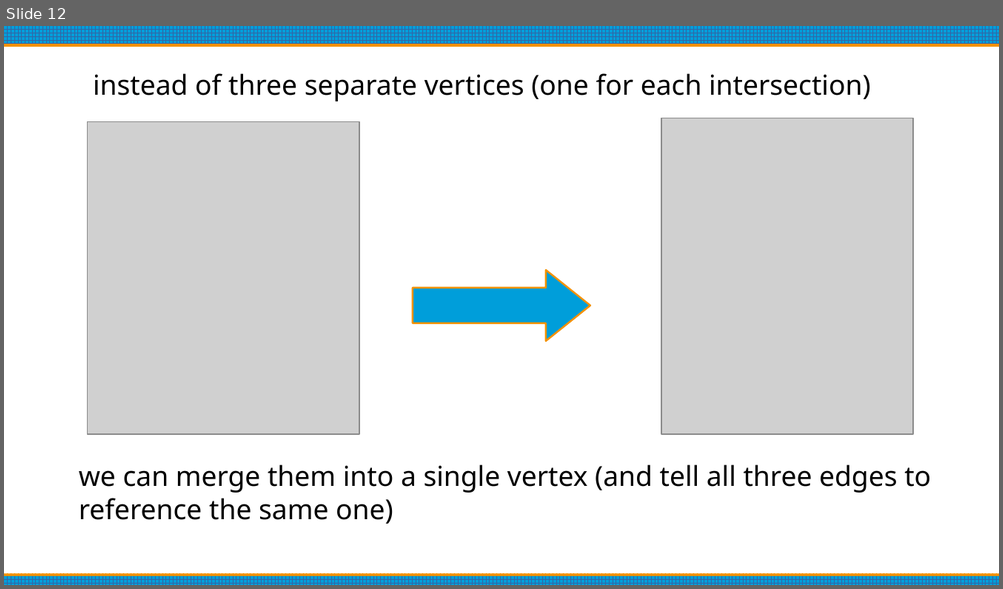
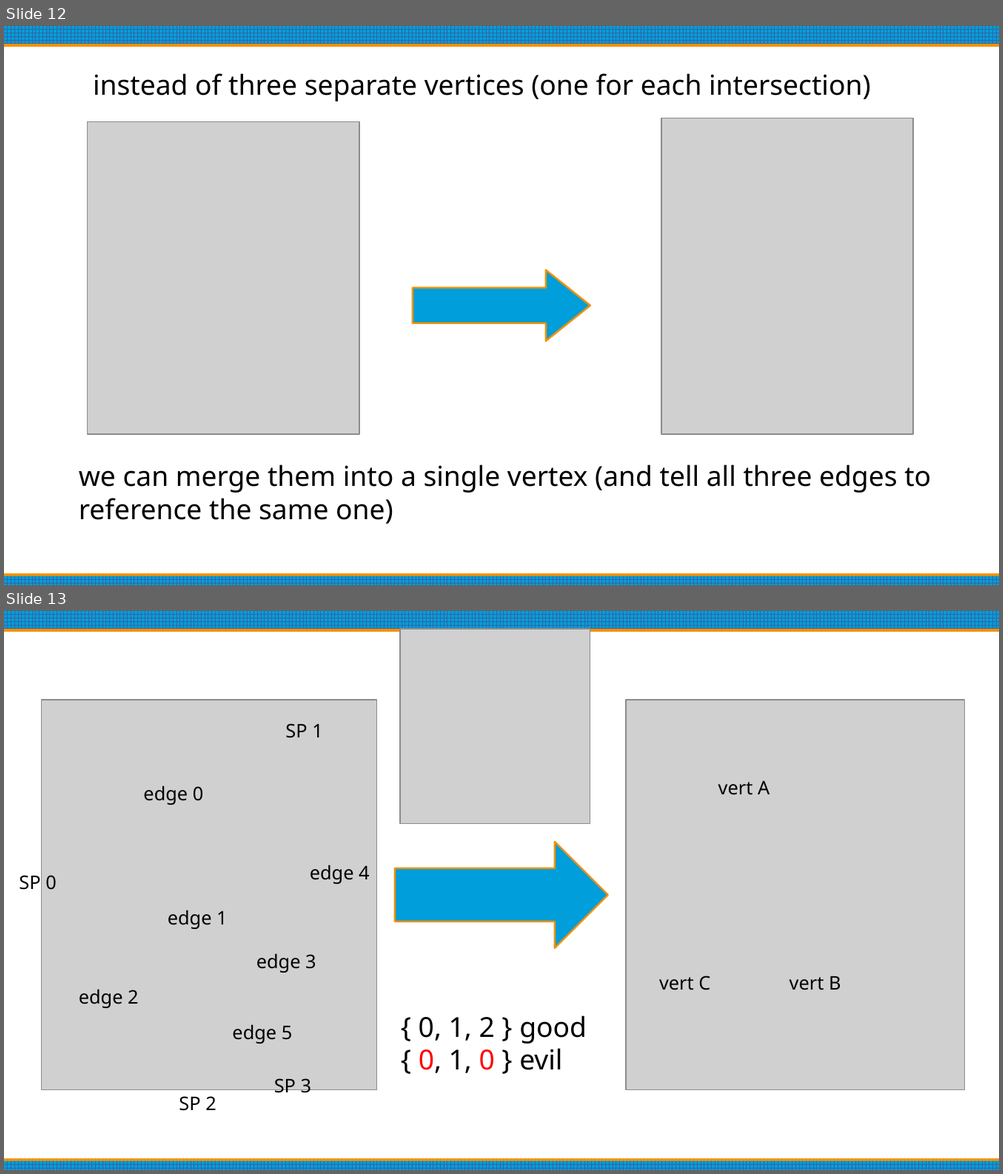
Before and after one commit to oculometric/marching-tetrahedra-fyp, a slide deck: doc/mid project review.odp. Shown one above the other, each under a label of ours: slide 12 before the commit, slides 12 and 13 after it. The pictures are 1003x589 and 1003x1174 pixels, drawn with LibreOffice and Linux fonts; fonts in the diff are those of the drawing; grey boxes stand for pictures. Boxes give left, top, right and bottom in pixels: in the first picture for what was removed or moved away, otherwise in the second. Text is boxed around its words. In the diff, an @@ line names an element or a change of style, - is before the commit and + after.

```diff
--- a/doc/mid project review.odp
+++ b/doc/mid project review.odp
@@ slide 13 added at [4, 611, 999, 1170], background #FFFFFF; not listed: 2 template elements that a slide beside it also shows @@
@@ picture added at [400, 629, 591, 825] @@
@@ picture added at [41, 700, 377, 1091] @@
@@ picture added at [626, 700, 965, 1091] @@
@@ text added at [285, 723, 323, 738], 15 pt, text #000000 @@
+SP 1
@@ text added at [143, 786, 204, 805], 15 pt, text #000000 @@
+edge 0
@@ text added at [718, 780, 769, 795], 15 pt, text #000000 @@
+vert A
@@ right arrow added at [395, 842, 608, 948], fill #009EDA, outline #F49100 1.42 pt @@
@@ text added at [19, 875, 57, 890], 15 pt, text #000000 @@
+SP 0
@@ text added at [310, 865, 370, 884], 15 pt, text #000000 @@
+edge 4
@@ text added at [168, 910, 227, 929], 15 pt, text #000000 @@
+edge 1
@@ text added at [256, 954, 316, 973], 15 pt, text #000000 @@
+edge 3
@@ text added at [659, 976, 710, 991], 15 pt, text #000000 @@
+vert C
@@ text added at [789, 977, 841, 991], 15 pt, text #000000 @@
+vert B
@@ text added at [79, 989, 139, 1008], 15 pt, text #000000 @@
+edge 2
@@ text added at [232, 1025, 293, 1044], 15 pt, text #000000 @@
+edge 5
@@ text added at [418, 1016, 586, 1073], 22 pt, text #000000 @@
+{ 0, 1, 2 } good
+{ 0, 1, 0 } evil
@@ text added at [179, 1096, 216, 1111], 15 pt, text #000000 @@
+SP 2
@@ text added at [274, 1079, 312, 1099], 15 pt, text #000000 @@
+SP 3
```
Also in this commit, not shown: 6 slides changed, 1 slide removed, 1 other file.
